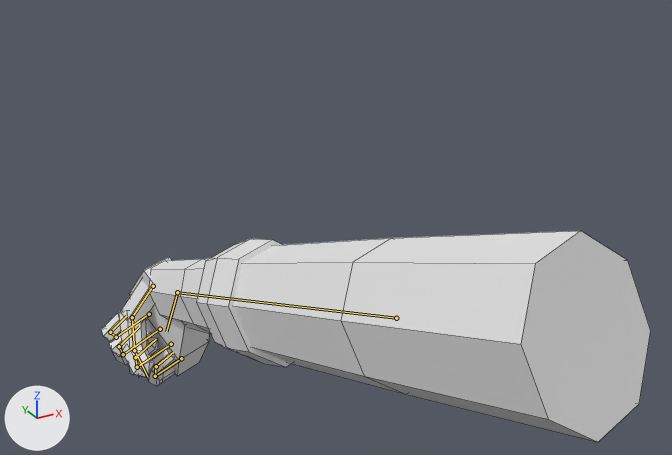
The FBX model Assets/_Game/Models/Hands/HandRight.fbx as it was, and as the next commit left it.
Both versions are drawn from a 50 mm camera at (-0.28, -0.625, 0.231) aimed at (0.008, -0.101, -0.031). Every picture has the same lights, and +X, +Y and +Z are marked at lower left. The older version comes first. Both versions are drawn at frame 18 of the action 'Rig|Pour'; the numbers are the values there. The bones that bend it are drawn over the model as lines. Mesh edges are drawn as thin lines.

In view in the first picture: 'Arm'.
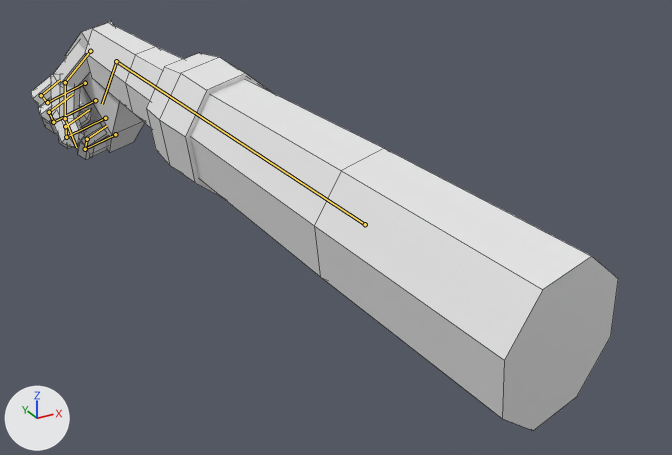
What changed in the scene script:
```text
Change bone_forearm:
    where bone_forearm = bpy.data.objects['Rig'].pose.bones['Forearm']
    bone_forearm.location: (-0.02, 0.0746, -0.0346) -> (-0.03, 0.0946, 0.0191)
    bone_forearm.rotation_quaternion: (0.771, -0.177, 0.609, -0.055) -> (0.769, -0.007, 0.63, 0.11)  # degrees (-60, 67, -50) -> degrees (32, 76, 42)
Change bone_hand:
    where bone_hand = bpy.data.objects['Rig'].pose.bones['Hand']  # child of 'Forearm'
    bone_hand.rotation_quaternion: (0.957, 0.0, 0.0, -0.291) -> (0.914, 0.0, 0.0, -0.405)  # degrees (0, 0, -34) -> degrees (0, 0, -48)
```

Location of each change, (x1, y1, x2, y2) in pixels of the pictures (672 x 455 px):
'Arm', posed (7% wider, 94% taller): before (101, 231, 651, 442); after (31, 21, 618, 431)
bone 'Forearm', root to tip: before (396, 318) to (177, 292); after (365, 224) to (116, 61)
bone 'Hand', root to tip: before (177, 292) to (166, 331); after (116, 61) to (102, 104)
